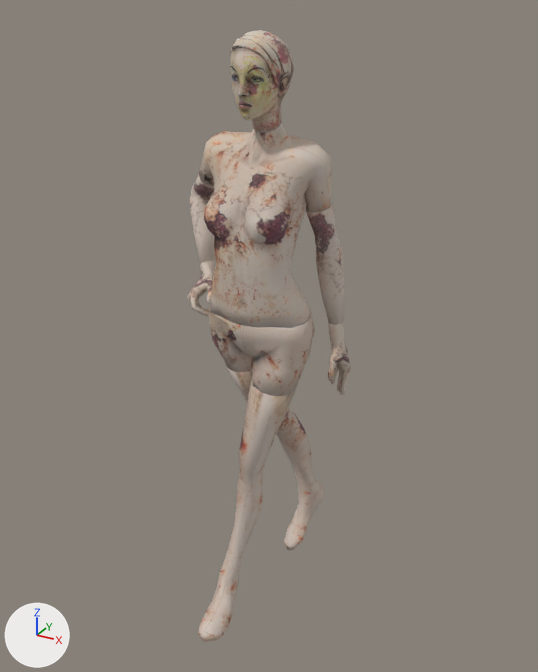
The glTF model godot-backrooms/models/entities/mannequin_variant.glb, before and after one commit.
Before and after are seen from a camera (50 mm lens) standing at (1.059, -1.825, 1.826) and looking at (0.037, 0.032, 0.898). The lights are fixed; the arrows at lower left show +X, +Y and +Z. The first picture is the older version. Vertices at exactly the same position are counted once.

The first picture shows 'mannequin_variant'.
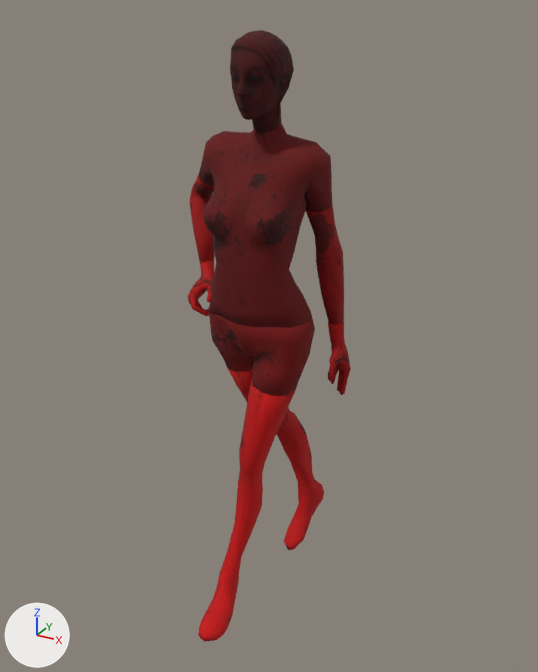
The change, as a list of edits to the scene's bpy script:
```text
Change mat_material:
    add n3 = _N.new('ShaderNodeMix'); n3.name = 'Mix'
    add n3.data_type = 'RGBA'
    add n3.blend_type = 'MULTIPLY'
    add n3.inputs[0].default_value = 1.0  # 'Factor'
    add n4 = _N.new('ShaderNodeVertexColor'); n4.name = 'Color Attribute'
    where n2 = _N.new('ShaderNodeTexImage'); n2.name = 'Image Texture'
    where n0 = _N.new('ShaderNodeBsdfPrincipled'); n0.name = 'Principled BSDF'
    remove _L.new(n2.outputs[0], n0.inputs[0])  # 'Color' to 'Base Color'
    add _L.new(n3.outputs[2], n0.inputs[0])  # 'Result' to 'Base Color'
    add _L.new(n4.outputs[0], n3.inputs[7])  # 'Color' to 'B'
    add _L.new(n2.outputs[0], n3.inputs[6])  # 'Color' to 'A'
Change me_mannequin_material_0:
    where me_mannequin_material_0.from_pydata(...)  # 1571 vertices, 3106 faces; spans x -0.3..0.3, y -0.37..0.37, z -0.03..1.77
    used by ob_mannequin_variant; location = (0.0, 0.0, 0.0)
    me_mannequin_material_0 part 1: vertex colours changed
```

Changed parts and their boxes [x1, y1, x2, y2] in the pictures (538 x 672 px):
'mannequin_variant', recoloured (darker): [187, 30, 351, 642] in both
